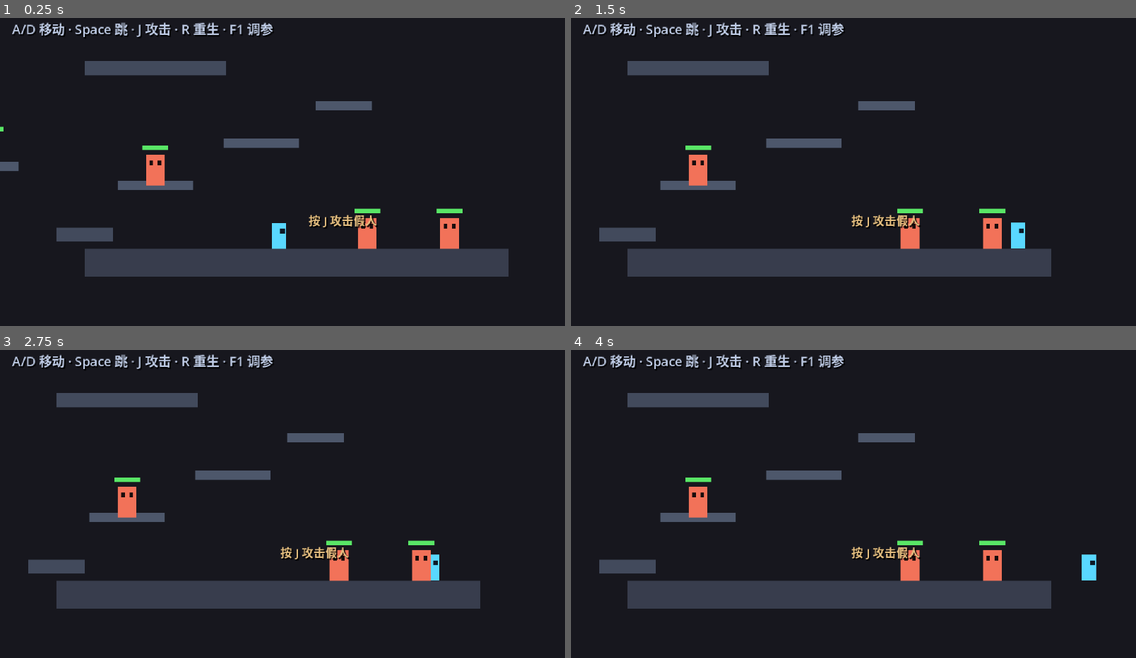
Above: before the commit, frames 1-4 (two rows, left to right).
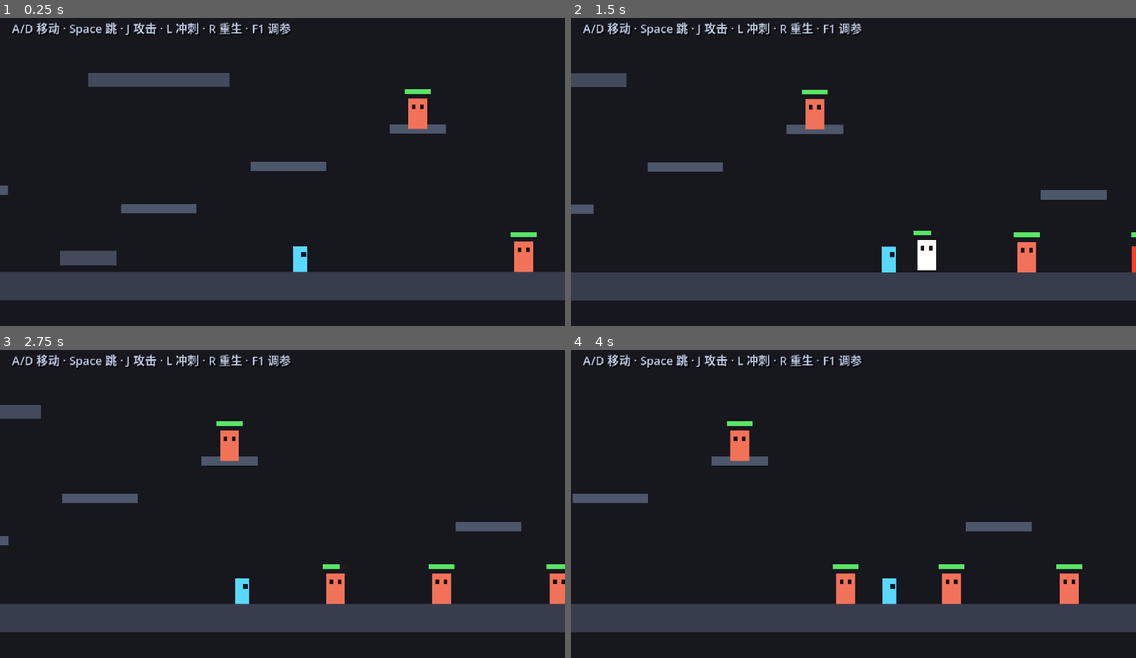
Above: after the commit, the same moments.

Repository: Palard-Lancelot/Palard-ZMD
Game: Godot game, scene res://scenes/boot/boot.tscn
Same seed, same stepped clock (60 frames per second), same inputs: the game is played once before the commit and once after it.
Inputs:
- Up to frame 1 (0.25 s): no input
- Up to frame 2 (1.5 s): tap Enter at 0.5 s; hold D (move_right) from 0.53 s (still down); tap L (dash) at 0.6 s; tap Space (jump) at 0.77 s; tap J (attack) at 1.35 s
- Up to frame 3 (2.75 s): tap Space (jump) at 1.52 s; tap L (dash) at 1.55, 2.1 s; release D (move_right) at 2.03 s; hold A (move_left) from 2.03 s (still down)
- Up to frame 4 (4 s): release A (move_left) at 2.78 s; hold D (move_right) from 2.78 s (still down); tap R at 2.85 s; tap Space (jump) at 3.02, 3.77 s; tap L (dash) at 3.05, 3.6 s

The runs differ from the first frame. In frame 1, 22% of the frame differs, in the area x 0-100%, y 1-92%; in frame 2, 22%; in frame 3, 21%; in frame 4, 21%.

Commit message:
fix(camera): 死区跟随相机 —— 允许短暂脱离中心，超出后迅速跟上
需求：「主控可以短暂脱离中心，相机视角但要迅速」

之前的两个问题：
1. 关卡只有 504px 宽而视口 480px —— 相机几乎没有可动空间，
   看起来就像"不跟随"
2. 相机用的是 Camera2D 内置 position_smoothing：
   那是纯位置平滑，玩家一动相机就跟着动（只带延迟），
   无法表达"允许脱离中心一段距离"这个需求

实现：死区（deadzone）跟随
- 玩家在死区矩形内移动 → 相机完全不动（允许短暂脱离中心）
- 玩家超出死区 → 相机以指数衰减速度迅速追上（与帧率无关）
- 相机 top_level = true，不继承玩家变换，位置完全由代码控制
- 空中跟随加速（cam_air_mult）：空中位移快，相机更果断

新增 FeelConfig 相机参数（可在 F1 面板实时调）：
  cam_deadzone_x     22px    水平死区半径
  cam_deadzone_y     14px    垂直死区半径
  cam_follow_speed   14.0    跟随速度，越大越迅速
  cam_air_mult       1.4     空中跟随加速
  cam_look_offset_y -46px    注视点上偏（玩家出现在画面偏下）

关卡拓宽（这是"跟不动"的根因）：
  504px → 1320px，视口 480px → 相机有 840px 可动空间
  新增 PlatformE/F/G/H、左右边界墙、目标平台移到 x=1230
  新增 2 个 hostile 假人（x=620 / x=950）

新增 tests/test_camera.gd（6 项断言）：
  · 场景内只有 1 个 Camera2D（防重复相机回归）
  · 生效相机是玩家的
  · 死区内玩家移动 11px → 相机仅漂移 3.78px
  · 超出死区（6 倍）→ 相机迅速跟上 132.2px

修复测试基线：
  关卡改宽后 x=330 被 PlatformC 挡住，"落地"用例静默测到 -112 而非地面。
  游标改到 x=520，并把「空列不变式」写进 test_level.tscn 顶部注释，
  明确要求：改布局必须同步改两个测试的 CLEAR_COLUMN_X。

验证：5 个套件 36/36 全部通过（7+8+6+9+6）

Diff:
--- a/scenes/player/player.tscn
+++ b/scenes/player/player.tscn
@@ -38,6 +38,9 @@
 position = Vector2(10, -13)
 
 [node name="Camera2D" type="Camera2D" parent="."]
-position = Vector2(0, -40)
-position_smoothing_enabled = true
-position_smoothing_speed = 8.0
+top_level = true
+position_smoothing_enabled = false
+limit_left = -180
+limit_top = -220
+limit_right = 1140
+limit_bottom = 60
--- a/scenes/world/test_level.tscn
+++ b/scenes/world/test_level.tscn
@@ -1,11 +1,26 @@
-[gd_scene load_steps=16 format=3]
+[gd_scene load_steps=19 format=3]
+
+; ============================================================
+;  灰盒测试关卡（阶段 0）
+; ============================================================
+;
+;  ⚠️ 空列不变式（自动化测试依赖此项，改动布局必须核对）：
+;     测试用 x = 520 作为「自由落体列」——
+;     该 x 从高空直落到地面（y=14）不应被任何平台接住。
+;     若新增平台挡住了 520，必须同步修改：
+;       tests/test_movement.gd 的 CLEAR_COLUMN_X
+;       tests/test_dash_hurt.gd 的 CLEAR_COLUMN_X
+;
+;  可通行范围：x ∈ [-180, 1140]，地面顶部 y = 14
+;  相机 limit 与之一致（见 player.tscn 的 Camera2D）
+; ============================================================
 
 [ext_resource type="PackedScene" path="res://scenes/player/player.tscn" id="1_player"]
 [ext_resource type="Script" path="res://scripts/world/test_level.gd" id="2_level"]
 [ext_resource type="PackedScene" path="res://scenes/enemies/dummy.tscn" id="3_dummy"]
 
 [sub_resource type="RectangleShape2D" id="RectangleShape2D_ground"]
-size = Vector2(360, 24)
+size = Vector2(1320, 24)
 
 [sub_resource type="RectangleShape2D" id="RectangleShape2D_plat_a"]
 size = Vector2(64, 8)
@@ -17,9 +32,12 @@
 size = Vector2(48, 8)
 
 [sub_resource type="RectangleShape2D" id="RectangleShape2D_plat_d"]
-size = Vector2(40, 8)
+size = Vector2(56, 8)
 
 [sub_resource type="RectangleShape2D" id="RectangleShape2D_plat_e"]
+size = Vector2(64, 8)
+
+[sub_resource type="RectangleShape2D" id="RectangleShape2D_plat_f"]
 size = Vector2(48, 8)
 
 [sub_resource type="RectangleShape2D" id="RectangleShape2D_step"]
@@ -32,24 +50,27 @@
 size = Vector2(120, 12)
 
 [sub_resource type="RectangleShape2D" id="RectangleShape2D_pit"]
-size = Vector2(8, 64)
+size = Vector2(8, 96)
+
+[sub_resource type="RectangleShape2D" id="RectangleShape2D_win"]
+size = Vector2(40, 8)
 
 [node name="TestLevel" type="Node2D"]
 script = ExtResource("2_level")
 
 [node name="Background" type="ColorRect" parent="."]
-offset_left = -200.0
-offset_top = -200.0
-offset_right = 900.0
+offset_left = -300.0
+offset_top = -300.0
+offset_right = 1400.0
 offset_bottom = 400.0
 color = Color(0.09, 0.09, 0.12, 1)
 show_behind_parent = true
 mouse_filter = 2
 
 [node name="WinBoxTop" type="ColorRect" parent="Background"]
-offset_left = 320.0
+offset_left = 1180.0
 offset_top = 0.0
-offset_right = 420.0
+offset_right = 1280.0
 offset_bottom = 10.0
 color = Color(0.55, 0.35, 0.75, 1)
 
@@ -58,87 +79,23 @@
 collision_mask = 2
 
 [node name="CollisionShape2D" type="CollisionShape2D" parent="WinBox"]
-position = Vector2(370, -6)
-shape = SubResource("RectangleShape2D_plat_d")
+position = Vector2(1230, -6)
+shape = SubResource("RectangleShape2D_win")
 
 [node name="Ground" type="StaticBody2D" parent="."]
 collision_layer = 1
 collision_mask = 0
 
 [node name="CollisionShape2D" type="CollisionShape2D" parent="Ground"]
-position = Vector2(240, 26)
+position = Vector2(480, 26)
 shape = SubResource("RectangleShape2D_ground")
 
 [node name="Visual" type="ColorRect" parent="Ground"]
-offset_left = 60.0
+offset_left = -180.0
 offset_top = 14.0
-offset_right = 420.0
+offset_right = 1140.0
 offset_bottom = 38.0
 color = Color(0.22, 0.24, 0.3, 1)
-mouse_filter = 2
-
-[node name="PlatformA" type="StaticBody2D" parent="."]
-position = Vector2(120, -40)
-collision_layer = 1
-collision_mask = 0
-
-[node name="CollisionShape2D" type="CollisionShape2D" parent="PlatformA"]
-shape = SubResource("RectangleShape2D_plat_a")
-
-[node name="Visual" type="ColorRect" parent="PlatformA"]
-offset_left = -32.0
-offset_top = -4.0
-offset_right = 32.0
-offset_bottom = 4.0
-color = Color(0.3, 0.34, 0.42, 1)
-mouse_filter = 2
-
-[node name="PlatformB" type="StaticBody2D" parent="."]
-position = Vector2(210, -76)
-collision_layer = 1
-collision_mask = 0
-
-[node name="CollisionShape2D" type="CollisionShape2D" parent="PlatformB"]
-shape = SubResource("RectangleShape2D_plat_b")
-
-[node name="Visual" type="ColorRect" parent="PlatformB"]
-offset_left = -32.0
-offset_top = -4.0
-offset_right = 32.0
-offset_bottom = 4.0
-color = Color(0.3, 0.34, 0.42, 1)
-mouse_filter = 2
-
-[node name="PlatformC" type="StaticBody2D" parent="."]
-position = Vector2(280, -108)
-collision_layer = 1
-collision_mask = 0
-
-[node name="CollisionShape2D" type="CollisionShape2D" parent="PlatformC"]
-shape = SubResource("RectangleShape2D_plat_c")
-
-[node name="Visual" type="ColorRect" parent="PlatformC"]
-offset_left = -24.0
-offset_top = -4.0
-offset_right = 24.0
-offset_bottom = 4.0
-color = Color(0.3, 0.34, 0.42, 1)
-mouse_filter = 2
-
-[node name="PlatformD" type="StaticBody2D" parent="."]
-position = Vector2(-20, -56)
-collision_layer = 1
-collision_mask = 0
-
-[node name="CollisionShape2D" type="CollisionShape2D" parent="PlatformD"]
-shape = SubResource("RectangleShape2D_plat_e")
-
-[node name="Visual" type="ColorRect" parent="PlatformD"]
-offset_left = -24.0
-offset_top = -4.0
-offset_right = 24.0
-offset_bottom = 4.0
-color = Color(0.3, 0.34, 0.42, 1)
 mouse_filter = 2
 
 [node name="Step" type="StaticBody2D" parent="."]
@@ -157,24 +114,136 @@
 color = Color(0.26, 0.29, 0.36, 1)
 mouse_filter = 2
 
-[node name="Wall" type="StaticBody2D" parent="."]
-position = Vector2(-52, 0)
-collision_layer = 1
-collision_mask = 0
-
-[node name="CollisionShape2D" type="CollisionShape2D" parent="Wall"]
-shape = SubResource("RectangleShape2D_wall")
-
-[node name="Visual" type="ColorRect" parent="Wall"]
-offset_left = -6.0
-offset_top = -48.0
-offset_right = 6.0
-offset_bottom = 48.0
-color = Color(0.26, 0.29, 0.36, 1)
+[node name="PlatformA" type="StaticBody2D" parent="."]
+position = Vector2(120, -40)
+collision_layer = 1
+collision_mask = 0
+
+[node name="CollisionShape2D" type="CollisionShape2D" parent="PlatformA"]
+shape = SubResource("RectangleShape2D_plat_a")
+
+[node name="Visual" type="ColorRect" parent="PlatformA"]
+offset_left = -32.0
+offset_top = -4.0
+offset_right = 32.0
+offset_bottom = 4.0
+color = Color(0.3, 0.34, 0.42, 1)
+mouse_filter = 2
+
+[node name="PlatformB" type="StaticBody2D" parent="."]
+position = Vector2(230, -76)
+collision_layer = 1
+collision_mask = 0
+
+[node name="CollisionShape2D" type="CollisionShape2D" parent="PlatformB"]
+shape = SubResource("RectangleShape2D_plat_b")
+
+[node name="Visual" type="ColorRect" parent="PlatformB"]
+offset_left = -32.0
+offset_top = -4.0
+offset_right = 32.0
+offset_bottom = 4.0
+color = Color(0.3, 0.34, 0.42, 1)
+mouse_filter = 2
+
+[node name="PlatformC" type="StaticBody2D" parent="."]
+position = Vector2(340, -108)
+collision_layer = 1
+collision_mask = 0
+
+[node name="CollisionShape2D" type="CollisionShape2D" parent="PlatformC"]
+shape = SubResource("RectangleShape2D_plat_c")
+
+[node name="Visual" type="ColorRect" parent="PlatformC"]
+offset_left = -24.0
+offset_top = -4.0
+offset_right = 24.0
+offset_bottom = 4.0
+color = Color(0.3, 0.34, 0.42, 1)
+mouse_filter = 2
+
+[node name="PlatformD" type="StaticBody2D" parent="."]
+position = Vector2(-40, -56)
+collision_layer = 1
+collision_mask = 0
+
+[node name="CollisionShape2D" type="CollisionShape2D" parent="PlatformD"]
+shape = SubResource("RectangleShape2D_plat_e")
+
+[node name="Visual" type="ColorRect" parent="PlatformD"]
+offset_left = -32.0
+offset_top = -4.0
+offset_right = 32.0
+offset_bottom = 4.0
+color = Color(0.3, 0.34, 0.42, 1)
+mouse_filter = 2
+
+[node name="PlatformE" type="StaticBody2D" parent="."]
+position = Vector2(560, -52)
+collision_layer = 1
+collision_mask = 0
+
+[node name="CollisionShape2D" type="CollisionShape2D" parent="PlatformE"]
+shape = SubResource("RectangleShape2D_plat_d")
+
+[node name="Visual" type="ColorRect" parent="PlatformE"]
+offset_left = -28.0
+offset_top = -4.0
+offset_right = 28.0
+offset_bottom = 4.0
+color = Color(0.3, 0.34, 0.42, 1)
+mouse_filter = 2
+
+[node name="PlatformF" type="StaticBody2D" parent="."]
+position = Vector2(720, -88)
+collision_layer = 1
+collision_mask = 0
+
+[node name="CollisionShape2D" type="CollisionShape2D" parent="PlatformF"]
+shape = SubResource("RectangleShape2D_plat_c")
+
+[node name="Visual" type="ColorRect" parent="PlatformF"]
+offset_left = -24.0
+offset_top = -4.0
+offset_right = 24.0
+offset_bottom = 4.0
+color = Color(0.3, 0.34, 0.42, 1)
+mouse_filter = 2
+
+[node name="PlatformG" type="StaticBody2D" parent="."]
+position = Vector2(900, -44)
+collision_layer = 1
+collision_mask = 0
+
+[node name="CollisionShape2D" type="CollisionShape2D" parent="PlatformG"]
+shape = SubResource("RectangleShape2D_plat_e")
+
+[node name="Visual" type="ColorRect" parent="PlatformG"]
+offset_left = -32.0
+offset_top = -4.0
+offset_right = 32.0
+offset_bottom = 4.0
+color = Color(0.3, 0.34, 0.42, 1)
+mouse_filter = 2
+
+[node name="PlatformH" type="StaticBody2D" parent="."]
+position = Vector2(1050, -80)
+collision_layer = 1
+collision_mask = 0
+
+[node name="CollisionShape2D" type="CollisionShape2D" parent="PlatformH"]
+shape = SubResource("RectangleShape2D_plat_f")
+
+[node name="Visual" type="ColorRect" parent="PlatformH"]
+offset_left = -24.0
+offset_top = -4.0
+offset_right = 24.0
+offset_bottom = 4.0
+color = Color(0.3, 0.34, 0.42, 1)
 mouse_filter = 2
 
 [node name="Ceiling" type="StaticBody2D" parent="."]
-position = Vector2(120, -140)
+position = Vector2(120, -150)
 collision_layer = 1
 collision_mask = 0
 
@@ -189,57 +258,64 @@
 color = Color(0.26, 0.29, 0.36, 1)
 mouse_filter = 2
 
-[node name="PitLeft" type="StaticBody2D" parent="."]
-position = Vector2(-12, 40)
-collision_layer = 1
-collision_mask = 0
-
-[node name="CollisionShape2D" type="CollisionShape2D" parent="PitLeft"]
-shape = SubResource("RectangleShape2D_pit")
-
-[node name="PitRight" type="StaticBody2D" parent="."]
-position = Vector2(492, 40)
-collision_layer = 1
-collision_mask = 0
-
-[node name="CollisionShape2D" type="CollisionShape2D" parent="PitRight"]
-shape = SubResource("RectangleShape2D_pit")
+[node name="WallLeft" type="StaticBody2D" parent="."]
+position = Vector2(-186, 0)
+collision_layer = 1
+collision_mask = 0
+
+[node name="CollisionShape2D" type="CollisionShape2D" parent="WallLeft"]
+shape = SubResource("RectangleShape2D_wall")
+
+[node name="Visual" type="ColorRect" parent="WallLeft"]
+offset_left = -6.0
+offset_top = -48.0
+offset_right = 6.0
+offset_bottom = 48.0
+color = Color(0.26, 0.29, 0.36, 1)
+mouse_filter = 2
+
+[node name="WallRight" type="StaticBody2D" parent="."]
+position = Vector2(1146, 0)
+collision_layer = 1
+collision_mask = 0
+
+[node name="CollisionShape2D" type="CollisionShape2D" parent="WallRight"]
+shape = SubResource("RectangleShape2D_wall")
+
+[node name="Visual" type="ColorRect" parent="WallRight"]
+offset_left = -6.0
+offset_top = -48.0
+offset_right = 6.0
+offset_bottom = 48.0
+color = Color(0.26, 0.29, 0.36, 1)
+mouse_filter = 2
 
 [node name="Player" parent="." instance=ExtResource("1_player")]
 position = Vector2(225, 0)
 
 [node name="Dummy1" parent="." instance=ExtResource("3_dummy")]
-position = Vector2(300, 14)
+position = Vector2(430, 14)
 
 [node name="Dummy2" parent="." instance=ExtResource("3_dummy")]
-position = Vector2(370, 14)
+position = Vector2(520, 14)
 max_hp = 50
 
 [node name="Dummy3" parent="." instance=ExtResource("3_dummy")]
-position = Vector2(120, -40)
+position = Vector2(340, -108)
 
 [node name="HostileDummy" parent="." instance=ExtResource("3_dummy")]
-position = Vector2(-20, -56)
+position = Vector2(620, 14)
 hostile = true
 max_hp = 40
 
-[node name="AttackHint" type="Label" parent="."]
-offset_left = 250.0
-offset_top = -18.0
-offset_right = 470.0
-offset_bottom = -4.0
-text = "按 J 攻击假人"
-theme_override_colors/font_color = Color(0.9, 0.75, 0.5, 1)
-theme_override_colors/font_shadow_color = Color(0, 0, 0, 0.85)
-theme_override_constants/shadow_offset_x = 1
-theme_override_constants/shadow_offset_y = 1
-theme_override_font_sizes/font_size = 10
-
-[node name="Camera2D" type="Camera2D" parent="Player"]
-limit_left = -12
-limit_top = -170
-limit_right = 492
-limit_bottom = 60
+[node name="HostileDummy2" parent="." instance=ExtResource("3_dummy")]
+position = Vector2(950, 14)
+hostile = true
+max_hp = 40
+
+[node name="Dummy4" parent="." instance=ExtResource("3_dummy")]
+position = Vector2(1050, -80)
+max_hp = 60
 
 [node name="HUD" type="CanvasLayer" parent="."]
 layer = 50
@@ -247,11 +323,11 @@
 [node name="Hint" type="Label" parent="HUD"]
 offset_left = 10.0
 offset_top = 8.0
-offset_right = 400.0
+offset_right = 460.0
 offset_bottom = 30.0
-text = "A/D 移动 · Space 跳 · J 攻击 · R 重生 · F1 调参"
+text = "A/D 移动 · Space 跳 · J 攻击 · L 冲刺 · R 重生 · F1 调参"
 theme_override_colors/font_color = Color(0.75, 0.8, 0.9, 1)
 theme_override_colors/font_shadow_color = Color(0, 0, 0, 0.8)
 theme_override_constants/shadow_offset_x = 1
 theme_override_constants/shadow_offset_y = 1
-theme_override_font_sizes/font_size = 11
+theme_override_font_sizes/font_size = 10
--- a/scripts/config/feel_config.gd
+++ b/scripts/config/feel_config.gd
@@ -147,7 +147,31 @@
 @export_range(0, 30, 1) var hit_flash_frames: int = 3
 
 # ============================================================
-# 四、调试
+# 四、相机（死区跟随）
+# ============================================================
+
+@export_group("相机")
+
+## 水平死区半径（px）。玩家在此范围内移动时相机不动 ——
+## 这就是"主控可以短暂脱离中心"的手感来源
+@export_range(0.0, 200.0, 1.0) var cam_deadzone_x: float = 22.0
+
+## 垂直死区半径（px）。跳跃 / 下落时允许的垂直偏移
+@export_range(0.0, 200.0, 1.0) var cam_deadzone_y: float = 14.0
+
+## 相机跟随速度（1/秒）。越大越"迅速"，越小越"飘"
+@export_range(1.0, 40.0, 0.5) var cam_follow_speed: float = 14.0
+
+## 空中跟随加速倍率。空中位移快，相机可更果断
+@export_range(1.0, 3.0, 0.05) var cam_air_mult: float = 1.4
+
+## 注视点相对玩家脚下的偏移（px）。负值 = 注视点更高，
+## 使玩家出现在画面偏下位置（横板平台游戏惯例：多留上方视野）
+@export_range(-200.0, 0.0, 1.0) var cam_look_offset_y: float = -46.0
+
+
+# ============================================================
+# 五、调试
 # ============================================================
 
 @export_group("调试")
--- a/scripts/player/player.gd
+++ b/scripts/player/player.gd
@@ -67,6 +67,7 @@
 @onready var _body_visual: Polygon2D = $BodyVisual
 @onready var _hitbox: Area2D = $AttackHitbox
 @onready var _hurtbox: Area2D = $Hurtbox
+@onready var _camera: Camera2D = $Camera2D
 
 
 func setup(config: Resource) -> void:
@@ -81,6 +82,7 @@
 		_hitbox.hit_landed.connect(_on_hit_landed)
 	if _hurtbox:
 		_hurtbox.area_entered.connect(_on_hurtbox_entered)
+	_init_camera()
 
 
 func _sm_try_init() -> void:
@@ -110,6 +112,9 @@
 	if feel == null or _sm == null:
 		return
 
+	# ---- 相机跟随：即使顿帧也保持更新，避免画面卡住 ----
+	_update_camera(delta)
+
 	# ---- 顿帧：实体逻辑整体冻结（动画/粒子/UI 不受影响）----
 	if _game_time_is_frozen():
 		velocity = Vector2.ZERO
@@ -516,6 +521,73 @@
 		return
 	if is_kill:
 		gt.request_hitstop(feel.hitstop_kill_frames)
+
+
+# ============================================================
+# 相机：死区跟随（任务 0.1 修复 / 手感需求）
+# ============================================================
+#
+# 需求：「主控可以短暂脱离中心，但相机要迅速跟上」
+# 实现：死区（deadzone）跟随
+#   - 玩家在死区矩形内移动 → 相机完全不动 → 允许短暂脱离中心
+#   - 玩家超出死区 → 相机以指数衰减速度迅速追上
+#
+# 为什么不用 Camera2D 内置的 position_smoothing：
+#   那是纯粹的位置平滑，玩家一动相机就跟着动（只是有延迟），
+#   无法表达"允许脱离中心一段距离"这个需求，也没有死区概念。
+
+## 相机注视点当前所在的世界坐标
+var _cam_anchor: Vector2 = Vector2.ZERO
+var _cam_initialized: bool = false
+
+
+func _init_camera() -> void:
+	if _camera == null:
+		push_warning("Player 缺少 Camera2D 节点 —— 相机不会跟随")
+		return
+	# 相机是 top_level：不继承玩家变换，位置完全由代码控制
+	_camera.top_level = true
+	_camera.global_position = _cam_target_now()
+	_cam_anchor = _camera.global_position
+	_cam_initialized = true
+
+
+## 当前理想注视点（玩家脚下 + 配置偏移）
+func _cam_target_now() -> Vector2:
+	var off_y: float = feel.cam_look_offset_y if feel else -46.0
+	return Vector2(global_position.x, global_position.y + off_y)
+
+
+func _update_camera(delta: float) -> void:
+	if _camera == null or feel == null:
+		return
+	if not _cam_initialized:
+		_cam_anchor = _camera.global_position
+		_cam_initialized = true
+
+	var target: Vector2 = _cam_target_now()
+	var dz_x: float = feel.cam_deadzone_x
+	var dz_y: float = feel.cam_deadzone_y
+
+	# ---- 死区内不动，超出部分才作为跟随目标 ----
+	var desired: Vector2 = _cam_anchor
+	if target.x > _cam_anchor.x + dz_x:
+		desired.x = target.x - dz_x
+	elif target.x < _cam_anchor.x - dz_x:
+		desired.x = target.x + dz_x
+	if target.y > _cam_anchor.y + dz_y:
+		desired.y = target.y - dz_y
+	elif target.y < _cam_anchor.y - dz_y:
+		desired.y = target.y + dz_y
+
+	# ---- 指数衰减跟随：与帧率无关，超出越多追得越快 ----
+	var speed: float = feel.cam_follow_speed
+	if not is_on_floor():
+		speed *= feel.cam_air_mult
+	var t: float = 1.0 - exp(-speed * delta)
+	_cam_anchor = _cam_anchor.lerp(desired, t)
+
+	_camera.global_position = _cam_anchor
 
 
 # ============================================================
--- a/scripts/world/test_level.gd
+++ b/scripts/world/test_level.gd
@@ -8,7 +8,7 @@
 ## 手感没调对之前画美术等于白画（DESIGN.md 第 7 节）。
 
 ## 出生点：站在地面上（脚底对齐 y=0），且头顶无遮挡、不在平台正下方
-const SPAWN_POSITION := Vector2(225, 0)
+const SPAWN_POSITION := Vector2(240, 0)
 
 ## 掉出这个高度以下就重生
 const DEATH_Y := 200.0
--- /dev/null
+++ b/tests/test_camera.gd
@@ -0,0 +1,156 @@
+extends SceneTree
+## 相机死区跟随测试（任务 0.1 修复）
+##
+## 需求：「主控可以短暂脱离中心，相机要迅速跟上」
+##
+## 背景：曾出现"相机不跟随"问题，根因有两个：
+##   1. boot.tscn 里固定的占位 Camera2D 与玩家相机抢占
+##   2. 测试关卡只有 504px 宽而视口 480px，相机几乎没有可动空间
+##
+## 本测试验证死区语义（用 take_damage 的击退做位移源，比模拟输入更可控）：
+##   1. 场景内只有 1 个 Camera2D
+##   2. 生效相机是玩家的
+##   3. 玩家在死区内小位移 → 相机**不动**（允许短暂脱离中心）
+##   4. 玩家超出死区 → 相机迅速跟上
+##
+## 用法：
+##   $env:DSH_SKIP_BOOT_QUIT = "1"
+##   & $GODOT --headless --path . --script "res://tests/test_camera.gd"
+
+const SETTLE := 10          ## 让相机稳定下来的帧数
+
+var _player: CharacterBody2D = null
+var _cam: Camera2D = null
+var _started := false
+var _frame := 0
+var _phase := 0
+
+var _cam_count := 0
+var _active_cam_path := ""
+
+## 采样
+var _cam_x_a := 0.0
+var _cam_x_b := 0.0
+var _cam_x_c := 0.0
+var _player_x_a := 0.0
+var _player_x_b := 0.0
+var _player_x_c := 0.0
+
+var _dz := 0.0
+
+
+func _physics_process(_d: float) -> bool:
+	if not _started:
+		_boot()
+		return false
+
+	_frame += 1
+
+	# 阶段 0：稳定
+	if _phase == 0 and _frame >= SETTLE:
+		_cam_x_a = _cam.global_position.x
+		_player_x_a = _player.position.x
+		# 进入阶段 1：把玩家移动一个**小于死区**的距离
+		_player.position.x += _dz * 0.5
+		_player.velocity = Vector2.ZERO
+		_phase = 1
+		_frame = 0
+		return false
+
+	# 阶段 1：等相机反应，采样
+	if _phase == 1 and _frame >= SETTLE:
+		_cam_x_b = _cam.global_position.x
+		_player_x_b = _player.position.x
+		# 进入阶段 2：把玩家移动一个**远大于死区**的距离
+		_player.position.x += _dz * 6.0
+		_player.velocity = Vector2.ZERO
+		_phase = 2
+		_frame = 0
+		return false
+
+	# 阶段 2：等相机追上，采样
+	if _phase == 2 and _frame >= 40:
+		_cam_x_c = _cam.global_position.x
+		_player_x_c = _player.position.x
+		_report()
+		return true
+	return false
+
+
+func _boot() -> void:
+	_started = true
+	var scene: PackedScene = load("res://scenes/boot/boot.tscn")
+	var root: Node = scene.instantiate()
+	get_root().add_child(root)
+
+	var cams: Array = root.find_children("*", "Camera2D", true, false)
+	_cam_count = cams.size()
+
+	_player = root.get_node_or_null("World/Player") as CharacterBody2D
+	if _player == null:
+		print("[TEST] FAIL: 找不到 Player")
+		quit(1)
+		return
+	_cam = _player.get_node_or_null("Camera2D") as Camera2D
+	if _cam == null:
+		print("[TEST] FAIL: 找不到 Player/Camera2D")
+		quit(1)
+		return
+
+	var vp := get_root().get_viewport()
+	var active := vp.get_camera_2d()
+	if active:
+		_active_cam_path = str(active.get_path())
+
+	var feel: Resource = _player.get("feel")
+	_dz = float(feel.get("cam_deadzone_x"))
+
+	print("[TEST] 场景内 Camera2D 数量: %d" % _cam_count)
+	print("[TEST] 生效相机: %s" % _active_cam_path)
+	print("[TEST] 水平死区半径: %.0f px" % _dz)
+
+
+func _report() -> void:
+	# 阶段 1：玩家只动了死区的一半 → 相机不应"跟随"这个位移
+	var player_delta_1: float = _player_x_b - _player_x_a
+	var cam_delta_1: float = _cam_x_b - _cam_x_a
+
+	# 阶段 2：玩家动了 6 倍死区 → 相机迅速跟上
+	var player_delta_2: float = _player_x_c - _player_x_b
+	var cam_delta_2: float = _cam_x_c - _cam_x_b
+
+	# 死区语义说明：
+	#   相机跟随的是「玩家 ± 死区」的边界，不是玩家本身。
+	#   所以玩家在死区内部移动时，相机允许有不超过死区的漂移。
+	#   真正的判据是：相机的位移必须**远小于**玩家位移。
+	var dz_limit: float = _dz * 0.6
+
+	var checks: Array = [
+		["场景内只有 1 个 Camera2D（实际 %d）" % _cam_count, _cam_count == 1],
+		["生效相机是玩家相机", _active_cam_path.ends_with("Player/Camera2D")],
+		["死区内：玩家移动 %.1fpx（< 死区 %.0f）" % [player_delta_1, _dz],
+			player_delta_1 < _dz],
+		["死区内：相机仅漂移 %.2fpx（远小于玩家位移 %.1fpx）" % [cam_delta_1, player_delta_1],
+			absf(cam_delta_1) < dz_limit and absf(cam_delta_1) < absf(player_delta_1)],
+		["超出死区：玩家移动 %.1fpx" % player_delta_2, player_delta_2 > _dz * 3.0],
+		["超出死区：相机迅速跟上 %.1fpx" % cam_delta_2, cam_delta_2 > _dz * 3.0],
+	]
+
+	print("")
+	print("[TEST] ============ 相机死区跟随测试 ============")
+	var passed := 0
+	for c in checks:
+		var ok: bool = c[1]
+		if ok:
+			passed += 1
+		var tag := "[PASS]"
+		if not ok:
+			tag = "[FAIL]"
+		print("[TEST]   %s %s" % [tag, c[0]])
+	print("[TEST] -------------------------------------------")
+	print("[TEST] 结果: %d / %d 通过" % [passed, checks.size()])
+	if passed == checks.size():
+		print("[TEST] ★ 全部通过")
+	else:
+		print("[TEST] ✗ 有失败项")
+	print("[TEST] ===========================================")
--- a/tests/test_dash_hurt.gd
+++ b/tests/test_dash_hurt.gd
@@ -16,7 +16,9 @@
 
 const CASE_COUNT := 3
 const GROUND_TOP := 14.0
-const CLEAR_COLUMN_X := 330.0
+## 无遮挡列（与 test_movement.gd 保持一致）。
+## ⚠️ 关卡布局改动后必须重新核对。
+const CLEAR_COLUMN_X := 520.0
 
 var _player: CharacterBody2D = null
 var _started := false
--- a/tests/test_movement.gd
+++ b/tests/test_movement.gd
@@ -11,7 +11,10 @@
 ## ⚠️ 必须设置 DSH_SKIP_BOOT_QUIT=1，否则 boot.gd 的 headless 自检会提前退出整个 SceneTree。
 
 const GROUND_TOP := 14.0          ## 测试场景地面顶部的全局 y
-const CLEAR_COLUMN_X := 330.0     ## 无天花板 / 无平台的空旷列
+## 无遮挡列：此 x 从高空直落地面不会被任何平台接住。
+## ⚠️ 改动关卡布局后必须重新核对这个值 —— 否则"落地"用例会静默测到错误的地面。
+##    核对方法：见 test_level.tscn 顶部注释里的「空列不变式」。
+const CLEAR_COLUMN_X := 520.0
 const EPSILON_Y := 2.0
 
 const CASE_COUNT := 3
